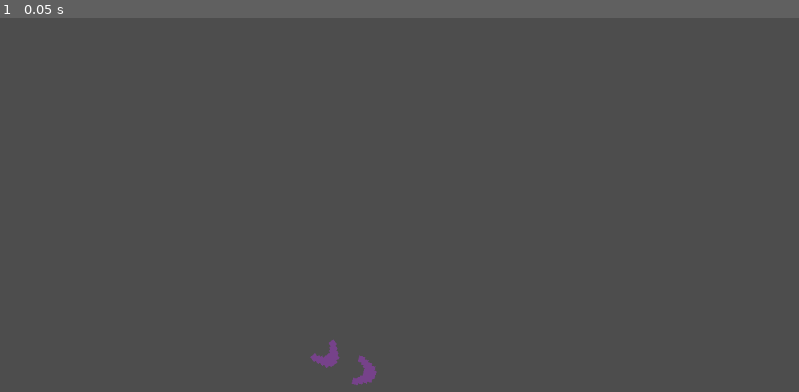
Above: before the commit, frame 1.
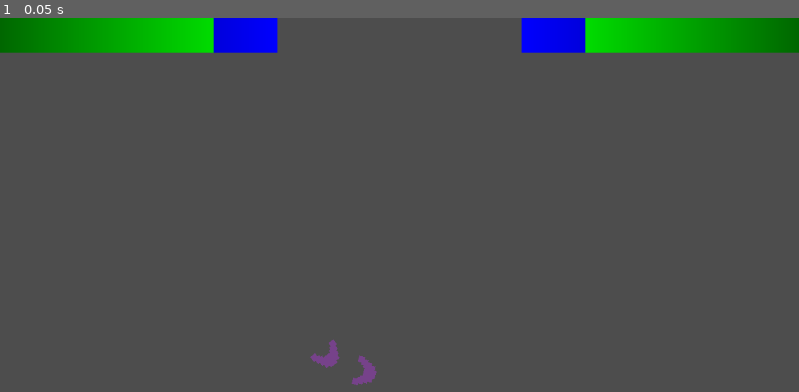
Above: after the commit, the same moment.

Repository: CookieUzen/spacetime
Game: Godot game, scene res://playfield/scenes/playfield.tscn
Two runs of this game, one before a commit and one after it. Both use one fixed random seed, a clock stepped at 60 frames per second and the inputs below.
Inputs:
- Up to frame 1 (0.05 s): no input

The runs differ from the first frame. In frame 1, 6.5% of the frame differs, in the area x 0-100%, y 0-10%.

Commit message:
rigged up HP bar to work with players

Diff:
--- /dev/null
+++ b/gamestates/scenes/gamestate.tscn
@@ -0,0 +1,6 @@
+[gd_scene load_steps=2 format=3 uid="uid://h1cyotqogj7x"]
+
+[ext_resource type="Script" uid="uid://bo1rqithdrflu" path="res://gamestates/scripts/gamestate.gd" id="1_526mq"]
+
+[node name="GameState" type="Node2D"]
+script = ExtResource("1_526mq")
--- /dev/null
+++ b/gamestates/scripts/gamestate.gd
@@ -0,0 +1,37 @@
+extends Node2D
+
+var players: Array[Node2D] = []
+var player_data: Array[PlayerData] = []
+var player_count: int = 0
+
+signal hp_updated(player_id: int, hp: float)
+signal shield_updated(player_id: int, hp: float)
+signal player_added(player_id: int)
+
+# Called when the node enters the scene tree for the first time.
+func _ready() -> void:
+	pass # Replace with function body.
+
+func new_player(player: Node2D) -> void:
+	# Add the player to the players array
+	players.append(player)
+	player_data.append(PlayerData.new(player.player_id, player.player_name, player.player_input_mapping, player.max_hp, player.max_shield))
+	player_count += 1
+
+	emit_signal("player_added", player.player_id)
+
+func update_hp(player_id: int, hp: float) -> void:
+	if player_id <= 0 or player_id > player_count:
+		print("Invalid player ID:", player_id)
+		return
+
+	player_data[player_id-1].hp = hp
+	emit_signal("hp_updated", player_id, hp)
+
+func update_shield(player_id: int, shield: float) -> void:
+	if player_id <= 0 or player_id > player_count:
+		print("Invalid player ID:", player_id)
+		return
+
+	player_data[player_id-1].shield = shield
+	emit_signal("shield_updated", player_id, shield)
--- /dev/null
+++ b/gamestates/scripts/playerdata.gd
@@ -0,0 +1,20 @@
+class_name PlayerData
+
+@export var hp     : float
+@export var shield : float
+@export var max_hp : float = 100.0
+@export var max_shield : float = 30.0
+@export var player_id : int = 0
+@export var player_name : String = ""
+@export var player_input_mapping : String = ""
+
+func _init(new_player_id: int, new_player_name: String, new_player_input_mapping,  max_hp_value: float = -1, max_shield_value: float = -1) -> void:
+	max_hp = max_hp_value
+	hp = max_hp
+
+	max_shield = max_shield_value
+	shield = max_shield
+
+	player_id = new_player_id
+	player_name = new_player_name
+	player_input_mapping = new_player_input_mapping
--- a/players/scripts/player.gd
+++ b/players/scripts/player.gd
@@ -1,14 +1,14 @@
 extends Node2D
 
-const MAX_HP : float = 100.0
-const MAX_SHIELD : float = 30.0
-const SHIELD_REGEN : float = 4.0
+@export var max_hp : float = 100.0
+@export var max_shield : float = 30.0
+@export var shield_regen_delay : float = 4.0
 
 @export var player_id := 0;
 @export var player_input_mapping := "";
 @export var player_name := ""
 
-const ARMOR : float = 0.8	# Armor coefficient, times all dmg by this value
+@export var armor : float = 0.8	# Armor coefficient, times all dmg by this value
 
 signal shield_broken()	# When shield is broken
 signal shield_regen()	# When shield starts regenerating
@@ -35,12 +35,15 @@
 		print("Player name not set, defaulting to Player " + str(player_id))
 		player_name = "Player " + str(player_id)
 
+	# Register the player in the game state
+	GameState.new_player(self)
+
 
 # Called when the node enters the scene tree for the first time.
 func _ready() -> void:
 
-	hp = MAX_HP
-	shield = MAX_SHIELD
+	hp = max_hp
+	shield = max_shield
 
 	# reset the shield regen timer
 	shield_regen_delay_timer.stop()
@@ -79,13 +82,16 @@
 	# Minus left over from the hp
 	hp -= dmg
 
+	# Update the game state
+	GameState.update_hp(player_id, hp)
+	GameState.update_shield(player_id, shield)
 
 # Function to calculate damage
 # Accepts the body collided with and returns the damage dealt
 func projectile_dmg_model(body: Node2D, ke: float) -> float:
 	var dmg: float = 0.0
 
-	dmg = ke / body.get("dmg_divisor") * ARMOR
+	dmg = ke / body.get("dmg_divisor") * armor
 
 	return dmg
 
@@ -96,7 +102,7 @@
 	if body.get("ramming_divisor") != null:
 		ramming_divisor = body.get("ramming_divisor")
 
-	dmg = ke / ramming_divisor * ARMOR
+	dmg = ke / ramming_divisor * armor
 
 	return dmg
 
@@ -104,10 +110,11 @@
 func _process(delta: float) -> void:
 
 	# Regenerate the shield if not been hit recently
-	if shield_regen_delay_timer.time_left == 0:
-		shield += SHIELD_REGEN * delta
+	if shield != max_shield && shield_regen_delay_timer.time_left == 0:
+		shield += shield_regen_delay * delta
+		GameState.update_shield(player_id, shield)
 
-	shield = clamp(shield, 0, MAX_SHIELD)
+	shield = clamp(shield, 0, max_shield)
 
 	if hp <= 0:
 		_spaceship_destroyed()
@@ -115,15 +122,10 @@
 # Runs when the shield is broken
 func _shield_broken() -> void:
 	shield_regen_delay_timer.start()
-	print("Shield down!")
-
 	emit_signal("shield_broken")
 
 # Runs when the shield starts regenerating
 func _shield_regen() -> void:
-	print("Shield regenerating!")
-	print("hp: ", hp)
-
 	emit_signal("shield_regen")
 
 # Runs when the hp is below 0
--- a/playfield/scenes/playfield.tscn
+++ b/playfield/scenes/playfield.tscn
@@ -1,6 +1,9 @@
-[gd_scene load_steps=2 format=3 uid="uid://segttwh1126q"]
+[gd_scene load_steps=3 format=3 uid="uid://segttwh1126q"]
 
 [ext_resource type="Script" uid="uid://bgvpxkybjlgu2" path="res://playfield/scenes/playfield.gd" id="1_rurmg"]
+[ext_resource type="PackedScene" uid="uid://c7gfw5oae4hec" path="res://ui/scenes/hud.tscn" id="2_kfd2q"]
 
 [node name="Playfield" type="Node2D"]
 script = ExtResource("1_rurmg")
+
+[node name="HUD" parent="." instance=ExtResource("2_kfd2q")]
--- a/project.godot
+++ b/project.godot
@@ -15,6 +15,10 @@
 config/features=PackedStringArray("4.4", "Mobile")
 run/max_fps=60
 config/icon="res://icon.svg"
+
+[autoload]
+
+GameState="*res://gamestates/scenes/gamestate.tscn"
 
 [editor_plugins]
 
--- /dev/null
+++ b/ui/scenes/hp_shield_container.tscn
@@ -0,0 +1,29 @@
+[gd_scene load_steps=3 format=3 uid="uid://cqjaoelfh7vjm"]
+
+[ext_resource type="Script" uid="uid://bd4swa4sdgs67" path="res://ui/scripts/hp_shield_container.gd" id="1_ehmgl"]
+[ext_resource type="Texture2D" uid="uid://cbx5i04aul2ec" path="res://ui/hud.tres" id="2_hnh4d"]
+
+[node name="HPShieldContainer" type="MarginContainer"]
+offset_right = 400.0
+offset_bottom = 50.0
+script = ExtResource("1_ehmgl")
+hp = 25.0
+shield = 10.0
+max_hp = 30.0
+max_shield = 10.0
+
+[node name="ShieldBar" type="TextureProgressBar" parent="."]
+layout_mode = 2
+value = 40.0
+nine_patch_stretch = true
+texture_under = ExtResource("2_hnh4d")
+texture_progress = ExtResource("2_hnh4d")
+tint_under = Color(1, 0, 0, 1)
+tint_progress = Color(0, 0, 1, 1)
+
+[node name="HPBar" type="TextureProgressBar" parent="."]
+layout_mode = 2
+value = 23.0
+nine_patch_stretch = true
+texture_progress = ExtResource("2_hnh4d")
+tint_progress = Color(0, 1, 0, 1)
--- /dev/null
+++ b/ui/scenes/hud.gd
@@ -0,0 +1,51 @@
+extends CanvasLayer
+
+@onready var hp_shield_container: PackedScene = preload("res://ui/scenes/hp_shield_container.tscn")
+
+var hp_shield_instances: Array[MarginContainer] = []
+
+func _ready() -> void:
+	# listen for player_added signal from GameState
+	GameState.connect("player_added", _new_bar)
+
+	# Listen for hp/shield updates
+	GameState.connect("hp_updated", _on_hp_updated)
+	GameState.connect("shield_updated", _on_shield_updated)
+
+func _on_hp_updated(player_id: int, hp: float) -> void:
+	# Update the HP bar for the player
+	hp_shield_instances[player_id - 1].hp = hp
+
+func _on_shield_updated(player_id: int, shield: float) -> void:
+	# Update the Shield bar for the player
+	hp_shield_instances[player_id - 1].shield = shield
+
+func _new_bar(player_id: int) -> void:
+	# Create a new HP/Shield container for each player
+	var player: PlayerData = GameState.player_data[player_id - 1]
+	var hp_shield_instance := hp_shield_container.instantiate() as MarginContainer
+
+	# Set the player data for the HP/Shield container
+	hp_shield_instance.name = player.player_input_mapping + "HPShield"
+	hp_shield_instance.hp = player.hp
+	hp_shield_instance.shield = player.shield
+	hp_shield_instance.max_hp = player.max_hp
+	hp_shield_instance.max_shield = player.max_shield
+
+	# Move the HP/Shield container to the correct position
+	if player_id == 0:
+		hp_shield_instance.anchor_left = 0
+		hp_shield_instance.anchor_right = 0
+		hp_shield_instance.anchor_top = 0
+		hp_shield_instance.anchor_bottom = 0
+	elif player_id == 1:
+		hp_shield_instance.anchor_left   = 1
+		hp_shield_instance.anchor_right  = 1
+		hp_shield_instance.anchor_top    = 0
+		hp_shield_instance.anchor_bottom = 0
+
+		# Flip the HP/Shield container for player 2
+		hp_shield_instance.scale = Vector2(-1, 1)
+
+	hp_shield_instances.append(hp_shield_instance)
+	add_child(hp_shield_instance)
--- a/ui/scenes/hud.tscn
+++ b/ui/scenes/hud.tscn
@@ -1,32 +1,7 @@
-[gd_scene load_steps=3 format=3 uid="uid://c7gfw5oae4hec"]
+[gd_scene load_steps=2 format=3 uid="uid://c7gfw5oae4hec"]
 
-[ext_resource type="Texture2D" uid="uid://cbx5i04aul2ec" path="res://ui/hud.tres" id="1_aydmx"]
-[ext_resource type="Script" uid="uid://bd4swa4sdgs67" path="res://ui/scripts/hp_shield_container.gd" id="1_itb64"]
+[ext_resource type="Script" uid="uid://ccplc0ff2i88g" path="res://ui/scenes/hud.gd" id="1_aydmx"]
 
 [node name="HUD" type="CanvasLayer"]
 layer = 2
-
-[node name="HPShieldContainer" type="MarginContainer" parent="."]
-offset_right = 400.0
-offset_bottom = 50.0
-script = ExtResource("1_itb64")
-hp = 25.0
-shield = 10.0
-max_hp = 30.0
-max_shield = 10.0
-
-[node name="ShieldBar" type="TextureProgressBar" parent="HPShieldContainer"]
-layout_mode = 2
-value = 40.0
-nine_patch_stretch = true
-texture_under = ExtResource("1_aydmx")
-texture_progress = ExtResource("1_aydmx")
-tint_under = Color(1, 0, 0, 1)
-tint_progress = Color(0, 0, 1, 1)
-
-[node name="HPBar" type="TextureProgressBar" parent="HPShieldContainer"]
-layout_mode = 2
-value = 23.0
-nine_patch_stretch = true
-texture_progress = ExtResource("1_aydmx")
-tint_progress = Color(0, 1, 0, 1)
+script = ExtResource("1_aydmx")
Not shown, added: gamestates/scripts/gamestate.gd.uid
Not shown, added: gamestates/scripts/playerdata.gd.uid
Not shown, added: ui/scenes/hud.gd.uid
